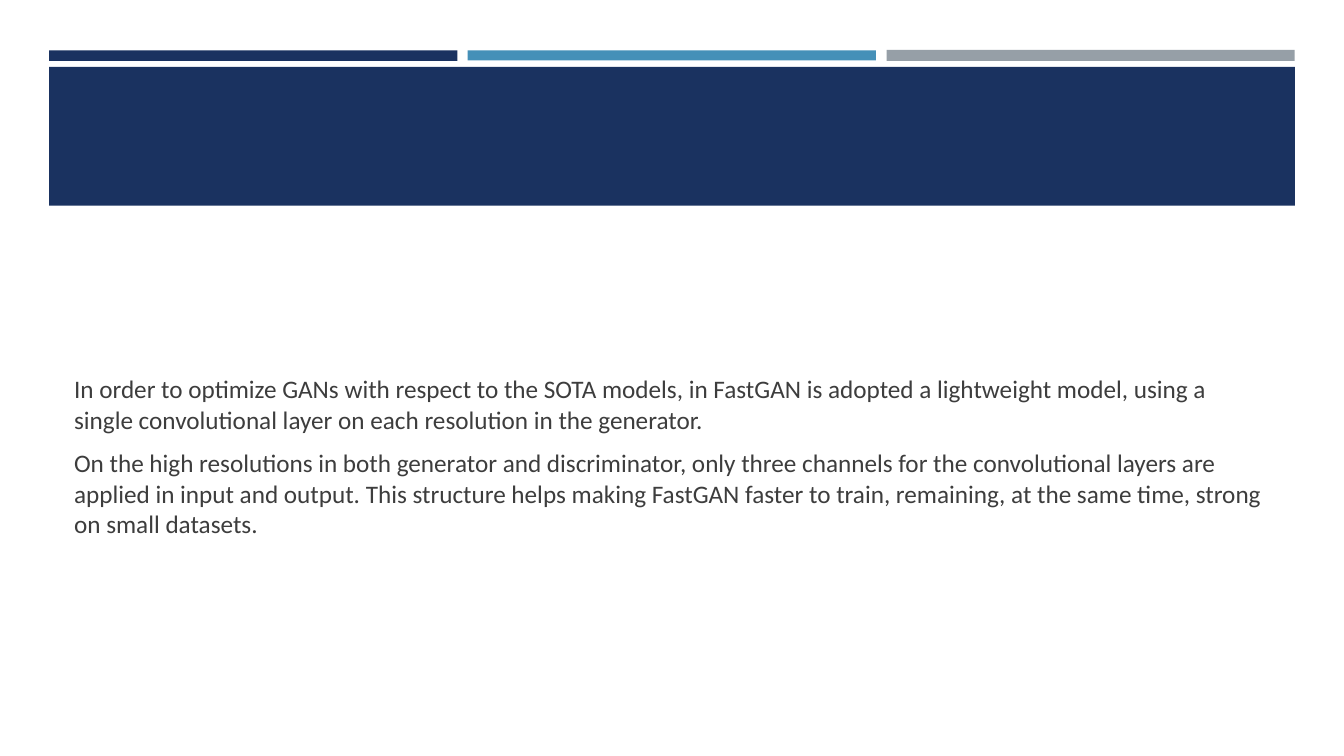
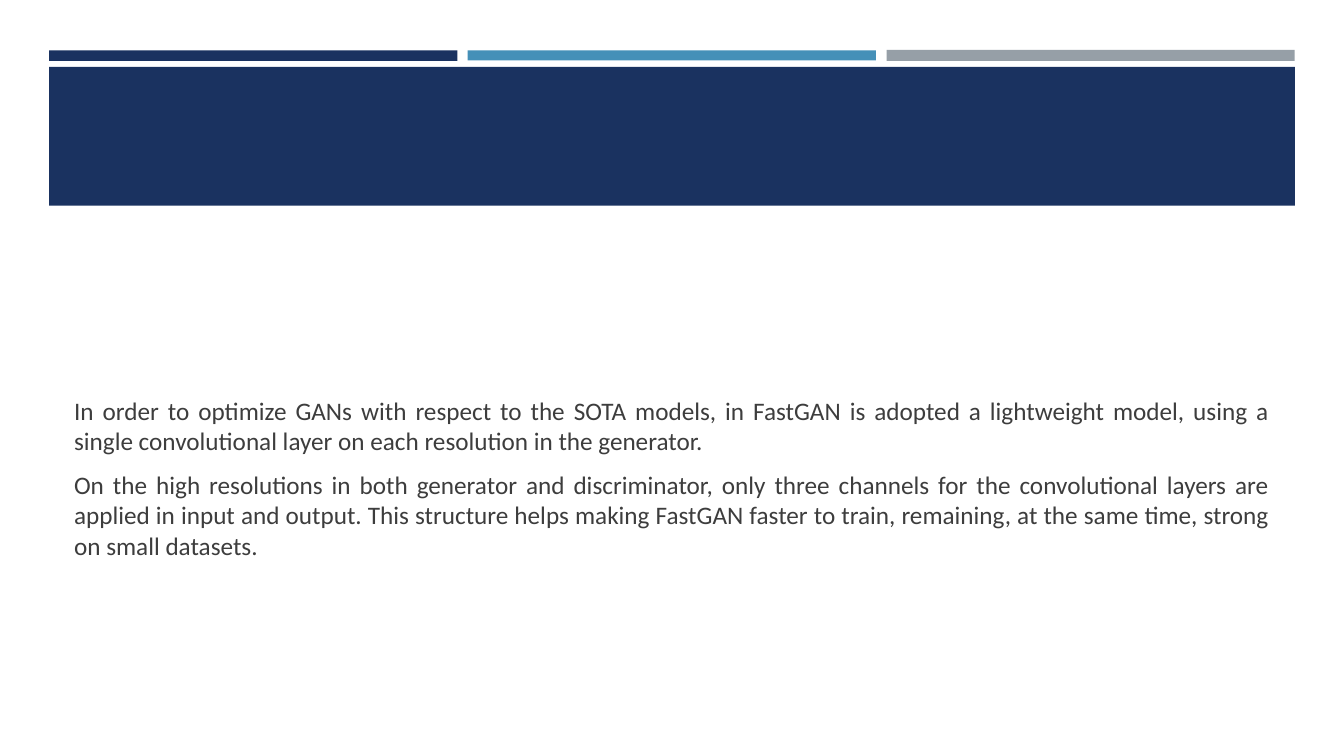
Before and after one commit to mauroficorella/Neural-Networks, a slide deck: slide 6 of Documentation/FastGAN Slides.pptx (slide 5 before the commit). Drawn at 1344x756 pixels with LibreOffice and Linux fonts; fonts in the diff are those of the drawing. Boxes give left, top, right and bottom in pixels: in the first picture for what was removed or moved away, otherwise in the second. Text is boxed around its words. In the diff, an @@ line names an element or a change of style, - is before the commit and + after.

```diff
--- a/Documentation/FastGAN Slides.pptx
+++ b/Documentation/FastGAN Slides.pptx
@@ text "In order to optimize GANs ...": place and size @@
-text "In order to optimize GANs ..." at (74,380,1261,533)
+text "In order to optimize GANs ..." at (74,402,1269,555)
@@ text "In order to optimize GANs ..." at (74,402,1269,555): alignment left to justified @@
```
Also in this commit, not shown: 3 other slides changed, 7 slides added, 2 other files.
